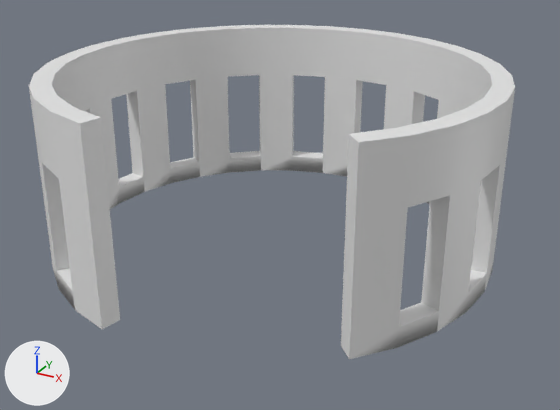
The FBX model Assets/Art/Meshes/TowerFence.fbx as it was, and as the next commit left it.
Both versions are drawn from a camera (50 mm lens) standing at (1.61, -2.86, 1.62) and looking at (0.08, -0.07, 0.23). Arrows for +X, +Y and +Z are at lower left; the lights stay in place. Where no turn or scale is listed for an object, it has been applied to the vertices.

Before the edit, the objects in view are built like this:
```python
me_cylinder_001 = bpy.data.meshes.new('Cylinder.001')
me_cylinder_001.from_pydata(...)  # 224 vertices, 248 faces; spans x -1.0..1.0, y -0.98..1.0, z 0.0..0.82
me_cylinder_001.materials.append(mat_stylized_cobblestone)  # white #e7e7e7
ob_towerfence = bpy.data.objects.new('TowerFence', me_cylinder_001)
ob_towerfence.location = (0.0, 0.0, 0.0)
```
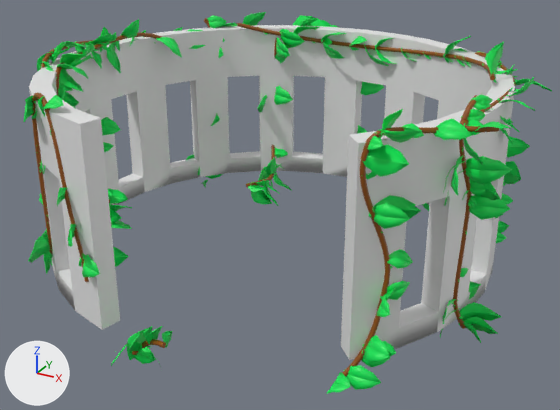
Edits to the scene script, one JSON object a line:
```json
{"op": "add", "block": "mat_vine_branch", "code": ["mat_vine_branch = principled_material('Vine Branch')", "mat_vine_branch.base_color = (0.274, 0.0782, 0.0)  # brown #8f4f00"]}
{"op": "add", "block": "mat_leafs", "code": ["mat_leafs = principled_material('Leafs')", "mat_leafs.base_color = (0.0, 0.8, 0.0952)  # green #00e757"]}
{"op": "add", "block": "me_beziercurve_001", "code": ["me_beziercurve_001 = bpy.data.meshes.new('BezierCurve.001')", "me_beziercurve_001.from_pydata(...)  # 3406 vertices, 3323 faces; spans x -0.99..1.05, y -1.06..1.01, z -0.08..0.9", "me_beziercurve_001.materials.append(mat_vine_branch)  # brown #8f4f00"]}
{"op": "add", "block": "me_plane_003", "code": ["me_plane_003 = bpy.data.meshes.new('Plane.003')", "me_plane_003.from_pydata(...)  # 22043 vertices, 21106 faces; spans x -0.99..1.12, y -1.09..1.14, z -0.09..0.97", "me_plane_003.materials.append(mat_leafs)  # green #00e757"]}
{"op": "add", "block": "ob_vine_001", "code": ["ob_vine_001 = bpy.data.objects.new('Vine.001', me_beziercurve_001)", "ob_vine_001.location = (0.0, 0.0, 0.0)"]}
{"op": "add", "block": "ob_leafs_001", "code": ["ob_leafs_001 = bpy.data.objects.new('Leafs.001', me_plane_003)", "ob_leafs_001.location = (0.0, 0.0, 0.0)"]}
```

Location of each change, [x1, y1, x2, y2] in pixels of the pictures (560 x 410 px):
```json
{"object": "Leafs.001", "change": "added", "after": [23, 12, 552, 394], "on screen": "green"}
{"object": "Vine.001", "change": "added", "after": [32, 18, 516, 376], "on screen": "brown"}
```
